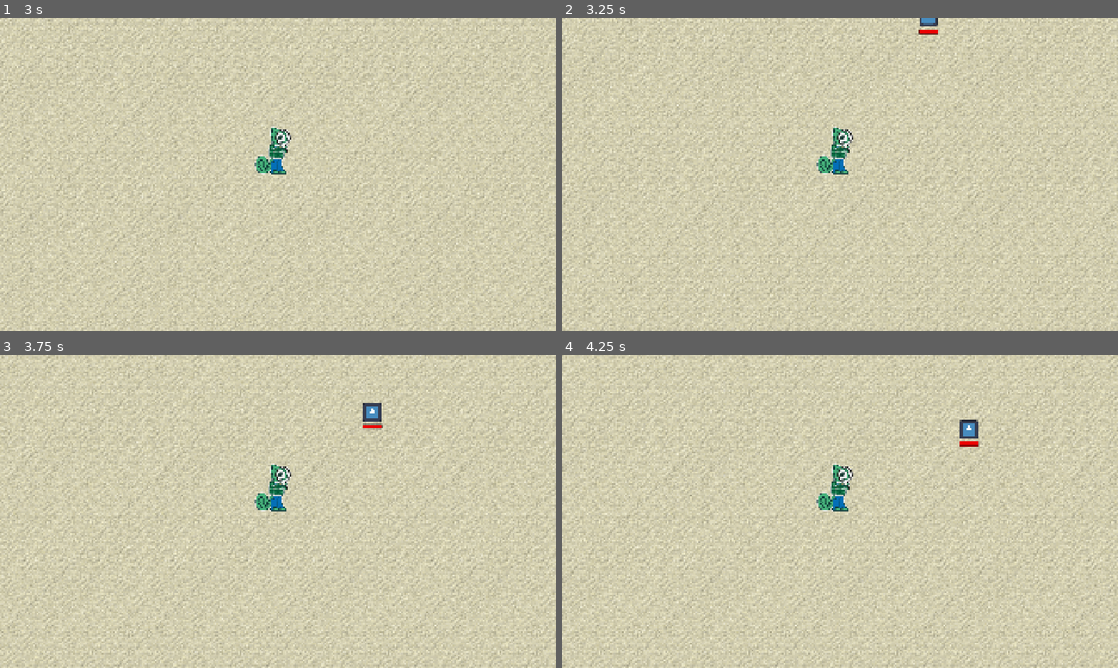
Above: before the commit, frames 1-4 (two rows, left to right).
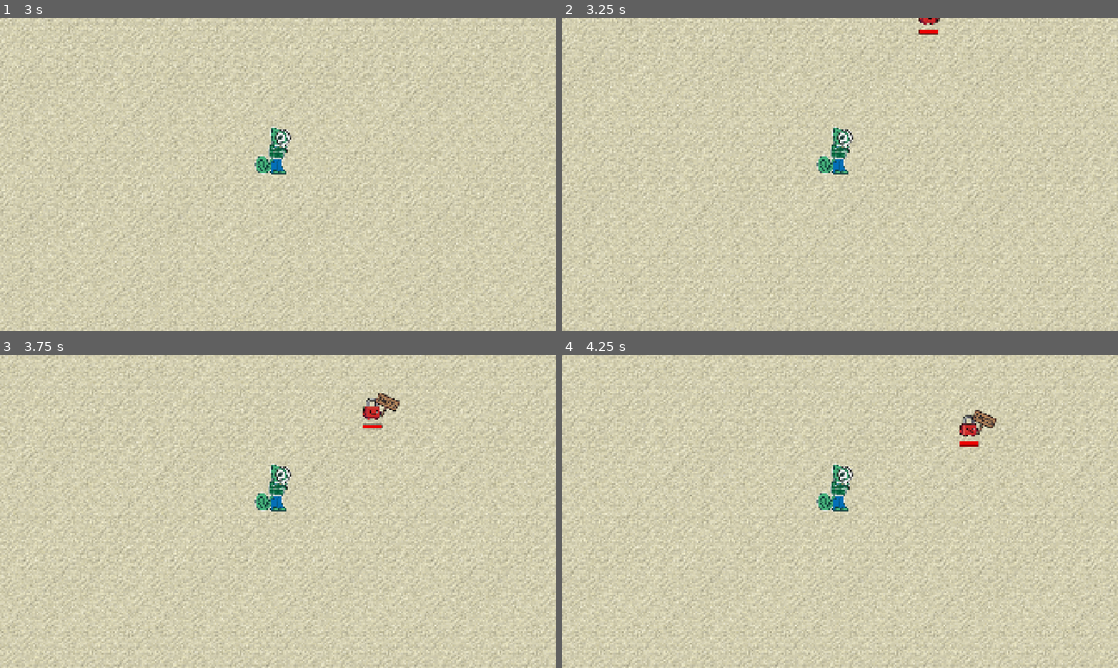
Above: after the commit, the same moments.

Repository: jcronenberg/hackweek-survivor
Game: Godot game, scene res://src/game.tscn
Same seed, same stepped clock (60 frames per second), same inputs: the game is played once before the commit and once after it. The engine's default icon, where the game draws it, is replaced by a stand-in: a white triangle on a blue panel in a dark square.
Inputs:
- Up to frame 1 (3 s): tap Enter at 0.5 s; hold Right (ui_right) 0.53-1.28 s; hold Down (ui_down) 1.28-2.03 s; hold Right (ui_right) 2.03-2.78 s; hold Up (ui_up) from 2.78 s (still down)
- Up to frame 2 (3.25 s): keep holding Up (ui_up)
- Up to frame 3 (3.75 s): release Up (ui_up) at 3.53 s; hold Left (ui_left) from 3.53 s (still down)
- Up to frame 4 (4.25 s): keep holding Left (ui_left)

Frame 1 is identical in both runs. In frame 2, less than 0.1% of the frame differs, in the area x 64-68%, y 0-3%; in frame 3, 0.4%; in frame 4, 0.4%, in the area x 71-79%, y 17-27%.

Commit message:
Replace enemy godot with eacces

Diff:
--- a/src/enemy_godot.tscn
+++ b/src/enemy_eacces.tscn
@@ -1,10 +1,10 @@
 [gd_scene load_steps=6 format=3 uid="uid://dcai8d26135ma"]
 
-[ext_resource type="Texture2D" uid="uid://dvvgahiu7x7nr" path="res://icon.svg" id="1_f4jwh"]
-[ext_resource type="Script" uid="uid://ccj7w5haclxtr" path="res://src/enemy_godot.gd" id="1_pr8ka"]
+[ext_resource type="Script" uid="uid://ccj7w5haclxtr" path="res://src/enemy_eacces.gd" id="1_aafbf"]
+[ext_resource type="Texture2D" uid="uid://rwmsrh7wwgpp" path="res://assets/enemy_eacces.png" id="2_aafbf"]
 
 [sub_resource type="RectangleShape2D" id="RectangleShape2D_pr8ka"]
-size = Vector2(64, 64)
+size = Vector2(61.5, 34)
 
 [sub_resource type="StyleBoxFlat" id="StyleBoxFlat_pr8ka"]
 bg_color = Color(0, 0, 0, 1)
@@ -25,16 +25,16 @@
 corner_radius_bottom_right = 2
 corner_radius_bottom_left = 2
 
-[node name="EnemyGodot" type="Area2D"]
-script = ExtResource("1_pr8ka")
+[node name="EnemyEacces" type="Area2D"]
+script = ExtResource("1_aafbf")
 
 [node name="Sprite2D" type="Sprite2D" parent="."]
-position = Vector2(0, -32)
-scale = Vector2(0.5, 0.5)
-texture = ExtResource("1_f4jwh")
+position = Vector2(28.800001, -53)
+scale = Vector2(1.6, 1.6)
+texture = ExtResource("2_aafbf")
 
 [node name="CollisionShape2D" type="CollisionShape2D" parent="."]
-position = Vector2(0, -32)
+position = Vector2(-2.949997, -22)
 shape = SubResource("RectangleShape2D_pr8ka")
 
 [node name="HealthBar" type="ProgressBar" parent="."]
Binary file added: assets/enemy_eacces.png
Not shown, added: assets/enemy_eacces.png.import
Renamed: src/enemy_godot.gd -> src/enemy_eacces.gd
Renamed: src/enemy_godot.gd.uid -> src/enemy_eacces.gd.uid
